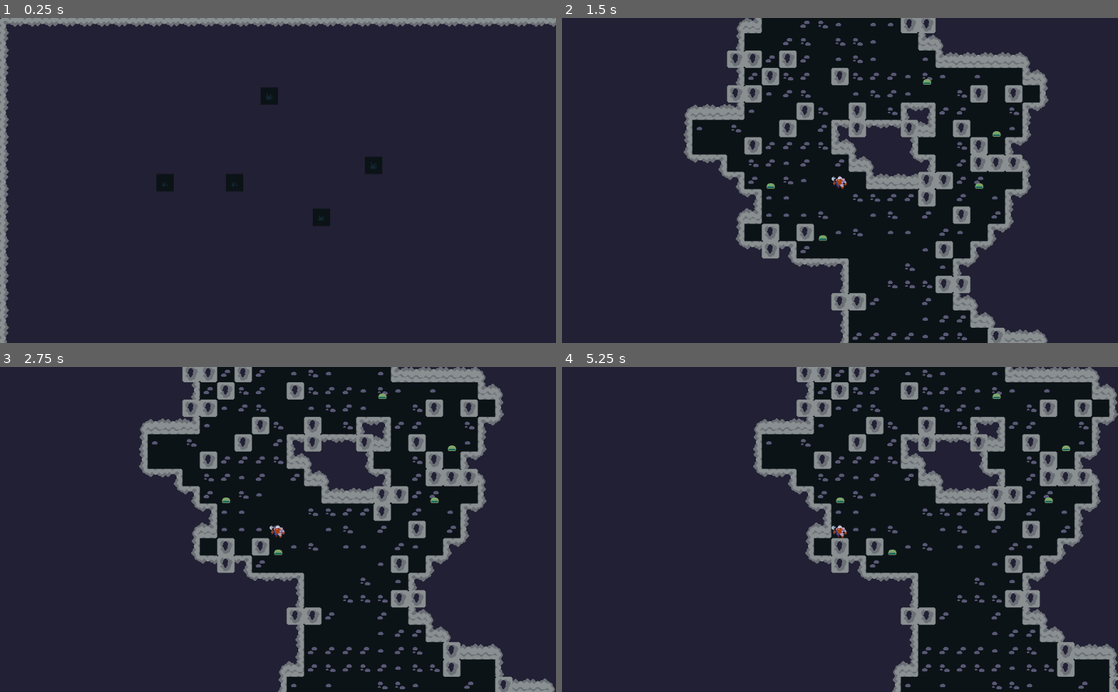
Above: before the commit, frames 1-4 (two rows, left to right).
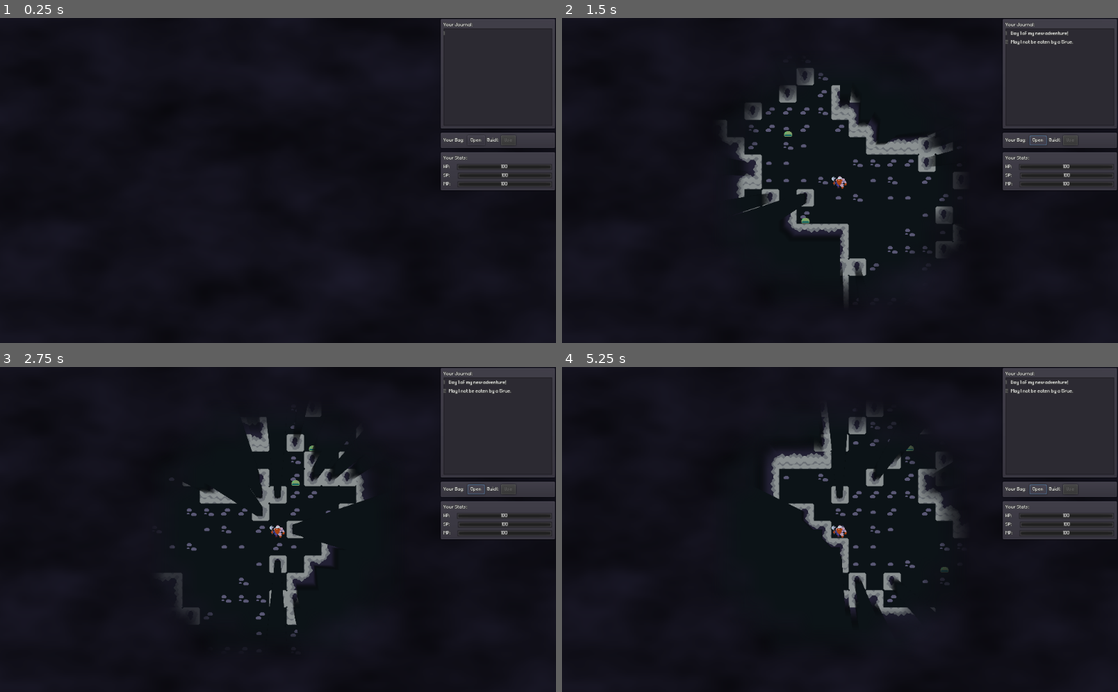
Above: after the commit, the same moments.

Repository: KaizNike/Breath-of-the-Roguelike
Game: Godot game, scene res://src/Scenes/CaveWorld.tscn
Same seed, same stepped clock (60 frames per second), same inputs: the game is played once before the commit and once after it. The project has no main scene, so this scene is started directly.
Inputs (mouse positions are in pixels of both pictures, inside the frame that each line leads up to):
- Up to frame 1 (0.25 s): no input
- Up to frame 2 (1.5 s): click (1040, 141) at 0.5 s, where only the run after the commit has a clickable "Open"; tap Enter at 1.25 s; hold D (move_right) from 1.28 s (still down); hold F (move_fall) from 1.28 s (still down)
- Up to frame 3 (2.75 s): release D (move_right) at 2.03 s; release F (move_fall) at 2.03 s; hold Z (corner_move_backleft) from 2.03 s (still down); tap R (move_rise) at 2.1 s
- Up to frame 4 (5.25 s): tap Space at 2.75 s; release Z (corner_move_backleft) at 2.78 s; hold D (move_right) 2.78-3.53 s; hold F (move_fall) 2.78-3.53 s; hold Q (corner_move_forwardleft) 3.53-4.28 s; tap R (move_rise) at 3.6, 5.1 s; tap Enter at 4.25 s; hold F (move_fall) 4.28-5.03 s; hold A (move_left) from 4.28 s (still down)

The runs differ from the first frame. In frame 1, 61% of the frame differs, in the area x 0-100%, y 0-100%; in frame 2, 54%; in frame 3, 54%; in frame 4, 60%.

Commit message:
Buncha Work
- Checkpoint to fix Mass movement bug

Diff:
--- a/Breath of The Roguelike/Testing/Actors/ActorTest.gd
+++ b/Breath of The Roguelike/Testing/Actors/ActorTest.gd
@@ -1,12 +1,17 @@
 class_name Actor
 extends Node2D
 
+var blocked = false
+
 export var celVec3 := Vector3.ZERO setget pos_changed
 var tileData = Vector2(1000,1000)
+var tileID = 0
 var moveAllows = 0
+var canRiseFall = false
 export (int) var id
 export var actorDict := {
-	"name": "???"
+	"name": "???",
+	"ai": ""
 }
 # Declare member variables here. Examples:
 # var a = 2
@@ -15,18 +20,29 @@
 
 # Called when the node enters the scene tree for the first time.
 func _ready():
+	randomize()
 	EntityGlobals.connect("can_move",self,"actor_interact")
 	EntityGlobals.connect("can_move",self,"move")
 	EntityGlobals.connect("second_can_move",self,"move")
 	EntityGlobals.connect("return_world_pos",self,"update_pos_from_map")
+	Globals.connect("tick_request",self,"tick")
 	id = EntityGlobals.set_entity_id()
 	pos_changed(celVec3)
 	pass # Replace with function body.
 
 
-# Called every frame. 'delta' is the elapsed time since the previous frame.
-#func _process(delta):
-#	pass
+func tick():
+	if actorDict.ai == "random":
+		if not blocked:
+			var dir = Vector2(
+				(randi() % 3) - 1,
+				(randi() % 3) - 1
+			)
+			dir = Vector2(dir.x+celVec3.x,dir.y+celVec3.y)
+#			if canRiseFall:
+#				dir = Vector3(dir.x,dir.y,(randi() % 3) - 1)
+			pos_changed(Vector3(dir.x,dir.y,0))
+		pass
 
 func pos_changed(locVec3):
 	if not EntityGlobals.game_start:
@@ -57,7 +73,7 @@
 	else:
 		moveAllows = 0
 	if canMove and moveAllows == 2:
-		EntityGlobals.emit_signal("entity_moved",celVec3 ,destVec3, tileData, id)
+		EntityGlobals.emit_signal("entity_moved",celVec3 ,destVec3, tileData, tileID, id)
 		var oldVec3 = celVec3
 		celVec3 = destVec3
 #		position = (Vector2(celVec3.x,celVec3.y) * Globals.cellSize) + Vector2(8,8)
--- a/Breath of The Roguelike/Testing/Actors/PlayerTest.gd
+++ b/Breath of The Roguelike/Testing/Actors/PlayerTest.gd
@@ -1,6 +1,6 @@
 extends Actor
 
-var blocked = false
+
 var movement_action_held = false
 # Declare member variables here. Examples:
 # var a = 2
@@ -9,6 +9,7 @@
 
 # Called when the node enters the scene tree for the first time.
 func _ready():
+	EntityGlobals.playerId = id
 	pass # Replace with function body.
 
 func _physics_process(delta):
@@ -43,6 +44,7 @@
 	if vec:
 #		celVec3 += Vector3(vec.x,vec.y,0)
 		pos_changed(celVec3 + Vector3(vec.x,vec.y,0))
+		Globals.emit_signal("tick_request")
 
 
 func _get_dir() -> Vector3:
--- a/Breath of The Roguelike/Testing/Actors/PlayerTest.tscn
+++ b/Breath of The Roguelike/Testing/Actors/PlayerTest.tscn
@@ -17,7 +17,6 @@
 current = true
 
 [node name="Light2D" type="Light2D" parent="."]
-visible = false
 texture = ExtResource( 3 )
 texture_scale = 32.0
 mode = 3
@@ -26,10 +25,8 @@
 shadow_item_cull_mask = 3
 
 [node name="WallHider" type="Light2D" parent="."]
-visible = false
 texture = ExtResource( 2 )
 texture_scale = 32.0
-energy = 0.8
 mode = 3
 range_layer_min = -1
 shadow_enabled = true
--- a/Breath of The Roguelike/Testing/Globals/EntityGlobals.gd
+++ b/Breath of The Roguelike/Testing/Globals/EntityGlobals.gd
@@ -1,16 +1,21 @@
 extends Node
 
-signal entity_moved(posVec3, destVec3, tileData, id)
+signal entity_moved(posVec3, destVec3, tileData, tileID, id)
 signal entity_move_check(posVec3, destVec3, id)
 signal can_move(Bool, destVec3,worldPos, id)
 signal second_can_move(Bool, destVec3, worldPos, id)
 
 signal get_world_pos(loc, id)
 signal return_world_pos(pos, id)
+
+signal change_chat_visibilty(Bool)
+
+signal turn_complete
 # Declare member variables here. Examples:
 # var a = 2
 # var b = "text"
 var activeIds = []
+var playerId
 
 var game_start = false
 
--- a/Breath of The Roguelike/Testing/Globals/Globals.gd
+++ b/Breath of The Roguelike/Testing/Globals/Globals.gd
@@ -1,6 +1,9 @@
 extends Node
 
 var cellSize = Vector2(16,16)
+
+signal tick_request
+signal tick_complete
 # Declare member variables here. Examples:
 # var a = 2
 # var b = "text"
--- a/Breath of The Roguelike/Testing/Tiles/32RoguesActorMap.gd
+++ b/Breath of The Roguelike/Testing/Tiles/32RoguesActorMap.gd
@@ -24,9 +24,9 @@
 		EntityGlobals.emit_signal("can_move",false,destVec3,world_pos,id)
 
 
-func move_entity(celVec3, destVec3, tileID, id):
+func move_entity(celVec3, destVec3, tileData, tileID, id):
 	set_cell(celVec3.x,celVec3.y,-1)
-	set_cell(destVec3.x,destVec3.y,0,false,false,false,tileID)
+	set_cell(destVec3.x,destVec3.y,tileID,false,false,false,tileData)
 
 
 func return_world_pos(loc, id):
--- a/Breath of The Roguelike/Testing/Tiles/32RoguesActorMap.tscn
+++ b/Breath of The Roguelike/Testing/Tiles/32RoguesActorMap.tscn
@@ -1,8 +1,9 @@
-[gd_scene load_steps=5 format=2]
+[gd_scene load_steps=6 format=2]
 
 [ext_resource path="res://Assets/32rogues-spriteset/rogues.png" type="Texture" id=1]
 [ext_resource path="res://Testing/Tiles/32RoguesActorMap.gd" type="Script" id=2]
 [ext_resource path="res://Assets/32rogues-spriteset/monsters.png" type="Texture" id=3]
+[ext_resource path="res://Assets/32rogues-spriteset/animals.png" type="Texture" id=4]
 
 [sub_resource type="TileSet" id=1]
 0/name = "rogues.png 0"
@@ -47,6 +48,27 @@
 1/shape_one_way_margin = 0.0
 1/shapes = [  ]
 1/z_index = 0
+2/name = "animals.png 2"
+2/texture = ExtResource( 4 )
+2/tex_offset = Vector2( 0, 0 )
+2/modulate = Color( 1, 1, 1, 1 )
+2/region = Rect2( 0, 0, 256, 512 )
+2/tile_mode = 2
+2/autotile/icon_coordinate = Vector2( 0, 0 )
+2/autotile/tile_size = Vector2( 32, 32 )
+2/autotile/spacing = 0
+2/autotile/occluder_map = [  ]
+2/autotile/navpoly_map = [  ]
+2/autotile/priority_map = [  ]
+2/autotile/z_index_map = [  ]
+2/occluder_offset = Vector2( 0, 0 )
+2/navigation_offset = Vector2( 0, 0 )
+2/shape_offset = Vector2( 0, 0 )
+2/shape_transform = Transform2D( 1, 0, 0, 1, 0, 0 )
+2/shape_one_way = false
+2/shape_one_way_margin = 0.0
+2/shapes = [  ]
+2/z_index = 0
 
 [node name="32RoguesActorMap" type="TileMap"]
 tile_set = SubResource( 1 )
--- a/Breath of The Roguelike/Testing/Tiles/32RoguesWallTiles.tres
+++ b/Breath of The Roguelike/Testing/Tiles/32RoguesWallTiles.tres
@@ -24,7 +24,7 @@
 polygon = PoolVector2Array( 32, 32, 16, 32, 16, 16, 32, 16 )
 
 [sub_resource type="OccluderPolygon2D" id=15]
-polygon = PoolVector2Array( 32, 32, 0, 32, 0, 0, 32, 0 )
+polygon = PoolVector2Array( 20.222, 23.8567, 10.1751, 23.8567, 10.1751, 7.11177, 20.222, 7.11177 )
 
 [sub_resource type="OccluderPolygon2D" id=9]
 polygon = PoolVector2Array( 32, 32, 16, 32, 16, 0, 32, 0 )
--- a/Breath of The Roguelike/src/Scenes/CaveWorld.gd
+++ b/Breath of The Roguelike/src/Scenes/CaveWorld.gd
@@ -94,12 +94,15 @@
 		var new_actor = actor.instance()
 		new_actor.tileData = Vector2(0,2)
 		new_actor.celVec3 = Vector3(s.x,s.y,z_level)
+		new_actor.actorDict.ai = "random"
+		new_actor.tileID = 1
 		$Actors.add_child(new_actor)
 		$"32RoguesActorMap".set_cellv(s,1,false,false,false,Vector2(0,2))
 		pass
 	print($Actors.get_children())
 	print("Now play!")
 	EntityGlobals.game_start = true
+	$CanvasLayer3/PlayerUI/VBoxContainer/PanelContainer/VSplitContainer/TextEdit.text += "Day 1 of my new adventure!\nMay I not be eaten by a Grue."
 	pass # Replace with function body.
 
 
--- a/Breath of The Roguelike/src/Scenes/CaveWorld.tscn
+++ b/Breath of The Roguelike/src/Scenes/CaveWorld.tscn
@@ -6,6 +6,8 @@
 [ext_resource path="res://Testing/Tiles/32RoguesActorMap.tscn" type="PackedScene" id=4]
 [ext_resource path="res://Testing/Actors/ActorTest.tscn" type="PackedScene" id=5]
 [ext_resource path="res://Testing/Actors/PlayerTest.tscn" type="PackedScene" id=6]
+[ext_resource path="res://src/UI/PlayerUI.tscn" type="PackedScene" id=7]
+[ext_resource path="res://src/UI/DiagOptionUI.tscn" type="PackedScene" id=8]
 
 [sub_resource type="OpenSimplexNoise" id=1]
 
@@ -31,10 +33,8 @@
 [node name="32RoguesActorMap" parent="." instance=ExtResource( 4 )]
 
 [node name="CanvasLayer" type="CanvasLayer" parent="."]
-visible = false
 
 [node name="TextureRect" type="TextureRect" parent="CanvasLayer"]
-visible = false
 modulate = Color( 0.133333, 0.12549, 0.203922, 1 )
 light_mask = 2
 anchor_right = 1.0
@@ -44,10 +44,15 @@
 
 [node name="CanvasLayer2" type="CanvasLayer" parent="."]
 layer = -1
-visible = false
 
 [node name="ColorRect" type="ColorRect" parent="CanvasLayer2"]
-visible = false
 anchor_right = 1.0
 anchor_bottom = 1.0
 color = Color( 0.0470588, 0.0745098, 0.0901961, 1 )
+
+[node name="CanvasLayer3" type="CanvasLayer" parent="."]
+layer = 25
+
+[node name="PlayerUI" parent="CanvasLayer3" instance=ExtResource( 7 )]
+
+[node name="DiagOptionUI" parent="CanvasLayer3" instance=ExtResource( 8 )]
--- /dev/null
+++ b/Breath of The Roguelike/src/UI/DiagOptionUI.tscn
@@ -0,0 +1,46 @@
+[gd_scene format=2]
+
+[node name="DiagOptionUI" type="Control"]
+visible = false
+anchor_right = 1.0
+anchor_bottom = 1.0
+
+[node name="PanelContainer" type="PanelContainer" parent="."]
+anchor_left = 0.5
+anchor_top = 1.0
+anchor_right = 0.5
+anchor_bottom = 1.0
+margin_left = -156.5
+margin_top = -34.0
+margin_right = 156.5
+
+[node name="HBoxContainer" type="HBoxContainer" parent="PanelContainer"]
+margin_left = 7.0
+margin_top = 7.0
+margin_right = 306.0
+margin_bottom = 27.0
+
+[node name="Label" type="Label" parent="PanelContainer/HBoxContainer"]
+margin_top = 3.0
+margin_right = 241.0
+margin_bottom = 17.0
+text = "This being would like to talk, will you?"
+
+[node name="Button" type="Button" parent="PanelContainer/HBoxContainer"]
+margin_left = 245.0
+margin_right = 264.0
+margin_bottom = 20.0
+text = "Y"
+
+[node name="Label2" type="Label" parent="PanelContainer/HBoxContainer"]
+margin_left = 268.0
+margin_top = 3.0
+margin_right = 273.0
+margin_bottom = 17.0
+text = "/"
+
+[node name="Button2" type="Button" parent="PanelContainer/HBoxContainer"]
+margin_left = 277.0
+margin_right = 299.0
+margin_bottom = 20.0
+text = "N"
--- /dev/null
+++ b/Breath of The Roguelike/src/UI/PlayerUI.tscn
@@ -0,0 +1,166 @@
+[gd_scene load_steps=4 format=2]
+
+[ext_resource path="res://Assets/Fonts/PixelAE-Regular.ttf" type="DynamicFontData" id=1]
+
+[sub_resource type="DynamicFont" id=1]
+size = 8
+outline_size = 1
+outline_color = Color( 0.247059, 0.247059, 0.247059, 1 )
+font_data = ExtResource( 1 )
+
+[sub_resource type="Theme" id=2]
+default_font = SubResource( 1 )
+
+[node name="PlayerUI" type="Control"]
+light_mask = 32
+anchor_right = 1.0
+anchor_bottom = 1.0
+mouse_filter = 1
+theme = SubResource( 2 )
+
+[node name="VBoxContainer" type="VBoxContainer" parent="."]
+anchor_left = 1.0
+anchor_right = 1.0
+margin_left = -214.0
+margin_bottom = 220.0
+
+[node name="PanelContainer" type="PanelContainer" parent="VBoxContainer"]
+margin_right = 214.0
+margin_bottom = 206.0
+
+[node name="VSplitContainer" type="VSplitContainer" parent="VBoxContainer/PanelContainer"]
+margin_left = 7.0
+margin_top = 7.0
+margin_right = 207.0
+margin_bottom = 199.0
+dragger_visibility = 2
+
+[node name="HBoxContainer" type="HBoxContainer" parent="VBoxContainer/PanelContainer/VSplitContainer"]
+margin_right = 200.0
+margin_bottom = 12.0
+
+[node name="Label" type="Label" parent="VBoxContainer/PanelContainer/VSplitContainer/HBoxContainer"]
+margin_right = 54.0
+margin_bottom = 12.0
+text = "Your Journal:"
+
+[node name="TextEdit" type="TextEdit" parent="VBoxContainer/PanelContainer/VSplitContainer"]
+margin_top = 12.0
+margin_right = 200.0
+margin_bottom = 192.0
+rect_min_size = Vector2( 200, 180 )
+mouse_filter = 1
+show_line_numbers = true
+highlight_all_occurrences = true
+hiding_enabled = true
+caret_blink = true
+
+[node name="PanelContainer2" type="PanelContainer" parent="VBoxContainer"]
+margin_top = 210.0
+margin_right = 214.0
+margin_bottom = 242.0
+
+[node name="VSplitContainer" type="VSplitContainer" parent="VBoxContainer/PanelContainer2"]
+margin_left = 7.0
+margin_top = 7.0
+margin_right = 207.0
+margin_bottom = 25.0
+dragger_visibility = 2
+
+[node name="HBoxContainer" type="HBoxContainer" parent="VBoxContainer/PanelContainer2/VSplitContainer"]
+margin_right = 200.0
+margin_bottom = 18.0
+
+[node name="Label" type="Label" parent="VBoxContainer/PanelContainer2/VSplitContainer/HBoxContainer"]
+margin_top = 3.0
+margin_right = 40.0
+margin_bottom = 15.0
+text = "Your Bag: "
+
+[node name="Button" type="Button" parent="VBoxContainer/PanelContainer2/VSplitContainer/HBoxContainer"]
+margin_left = 44.0
+margin_right = 76.0
+margin_bottom = 18.0
+text = "Open"
+
+[node name="Label2" type="Label" parent="VBoxContainer/PanelContainer2/VSplitContainer/HBoxContainer"]
+margin_left = 80.0
+margin_top = 3.0
+margin_right = 102.0
+margin_bottom = 15.0
+text = "Quick:"
+
+[node name="Button2" type="Button" parent="VBoxContainer/PanelContainer2/VSplitContainer/HBoxContainer"]
+margin_left = 106.0
+margin_right = 133.0
+margin_bottom = 18.0
+disabled = true
+text = "Use"
+
+[node name="PanelContainer3" type="PanelContainer" parent="VBoxContainer"]
+margin_top = 246.0
+margin_right = 214.0
+margin_bottom = 320.0
+
+[node name="VBoxContainer" type="VBoxContainer" parent="VBoxContainer/PanelContainer3"]
+margin_left = 7.0
+margin_top = 7.0
+margin_right = 207.0
+margin_bottom = 67.0
+
+[node name="HBoxContainer" type="HBoxContainer" parent="VBoxContainer/PanelContainer3/VBoxContainer"]
+margin_right = 200.0
+margin_bottom = 12.0
+
+[node name="Label" type="Label" parent="VBoxContainer/PanelContainer3/VBoxContainer/HBoxContainer"]
+margin_right = 44.0
+margin_bottom = 12.0
+text = "Your Stats:"
+
+[node name="HPSplit" type="HSplitContainer" parent="VBoxContainer/PanelContainer3/VBoxContainer"]
+margin_top = 16.0
+margin_right = 200.0
+margin_bottom = 28.0
+
+[node name="Label" type="Label" parent="VBoxContainer/PanelContainer3/VBoxContainer/HPSplit"]
+margin_right = 12.0
+margin_bottom = 12.0
+text = "HP:"
+
+[node name="ProgressBar" type="ProgressBar" parent="VBoxContainer/PanelContainer3/VBoxContainer/HPSplit"]
+margin_left = 24.0
+margin_right = 200.0
+margin_bottom = 12.0
+value = 100.0
+
+[node name="SPSplit" type="HSplitContainer" parent="VBoxContainer/PanelContainer3/VBoxContainer"]
+margin_top = 32.0
+margin_right = 200.0
+margin_bottom = 44.0
+
+[node name="Label" type="Label" parent="VBoxContainer/PanelContainer3/VBoxContainer/SPSplit"]
+margin_right = 14.0
+margin_bottom = 12.0
+text = "SP: "
+
+[node name="ProgressBar" type="ProgressBar" parent="VBoxContainer/PanelContainer3/VBoxContainer/SPSplit"]
+margin_left = 26.0
+margin_right = 200.0
+margin_bottom = 12.0
+value = 100.0
+
+[node name="MPSplit" type="HSplitContainer" parent="VBoxContainer/PanelContainer3/VBoxContainer"]
+margin_top = 48.0
+margin_right = 200.0
+margin_bottom = 60.0
+
+[node name="Label" type="Label" parent="VBoxContainer/PanelContainer3/VBoxContainer/MPSplit"]
+margin_right = 13.0
+margin_bottom = 12.0
+text = "MP:"
+
+[node name="ProgressBar" type="ProgressBar" parent="VBoxContainer/PanelContainer3/VBoxContainer/MPSplit"]
+margin_left = 25.0
+margin_right = 200.0
+margin_bottom = 12.0
+value = 100.0
Binary file added: Breath of The Roguelike/Assets/Fonts/Freebie Pixel Emojis.png
Not shown, added: Breath of The Roguelike/Assets/Fonts/Freebie Pixel Emojis.png.import
Binary file added: Breath of The Roguelike/Assets/Fonts/PixelAE-Bold.ttf
Binary file added: Breath of The Roguelike/Assets/Fonts/PixelAE-Regular.ttf
Not shown: 1 places in Breath of The Roguelike/src/Scenes/CaveWorld.tscn that only renumber resources
